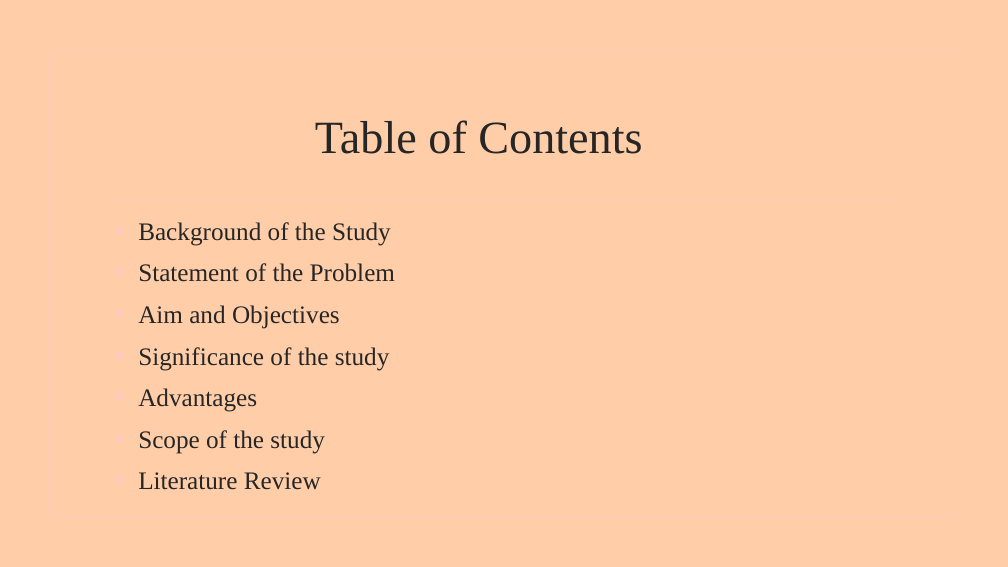
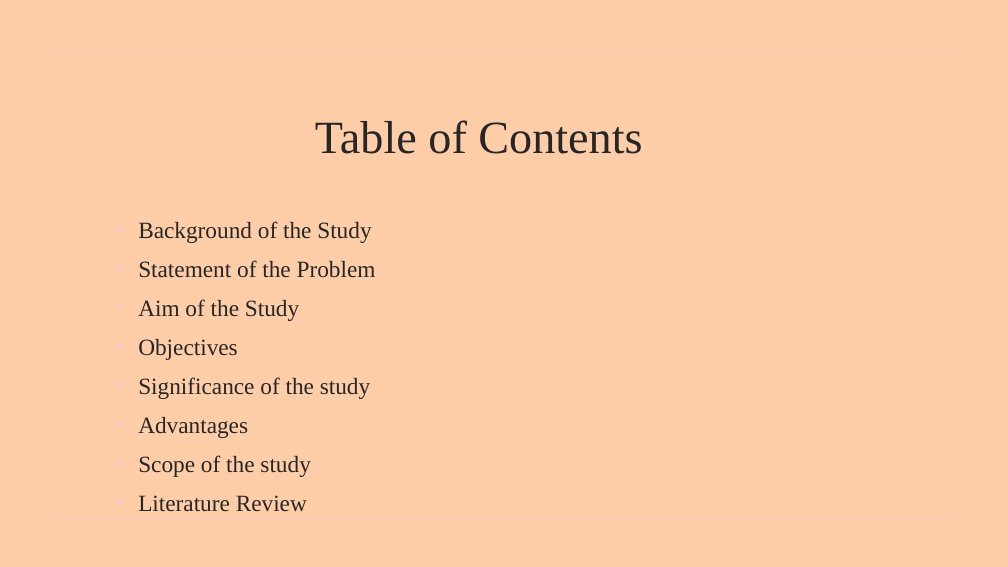
Before and after one commit to Ayomikun721/PYTHON-SYNTHAX, a slide deck: slide 2 of AYOMIKUN PYTHON SYNTHAX.pptx. Drawn at 1008x567 pixels with LibreOffice and Linux fonts; fonts in the diff are those of the drawing; background and template pictures are left out. Boxes give left, top, right and bottom in pixels: in the first picture for what was removed or moved away, otherwise in the second. Text is boxed around its words. In the diff, an @@ line names an element or a change of style, - is before the commit and + after.

```diff
--- a/AYOMIKUN PYTHON SYNTHAX.pptx
+++ b/AYOMIKUN PYTHON SYNTHAX.pptx
@@ text at bbox=[138, 221, 376, 477]: size 24 to 22.2 pt in "Background of the Study", "Statement of the Problem", "Significance of the study", "Advantages" and 2 more places @@
@@ text at bbox=[138, 299, 299, 360]: text changed; size 24 to 22.2 pt @@
-• Aim and Objectives
+• Aim of the Study
+• Objectives
```
Also in this commit, not shown: 13 other slides changed, 3 slides added, 1 slide removed, 1 other file.
